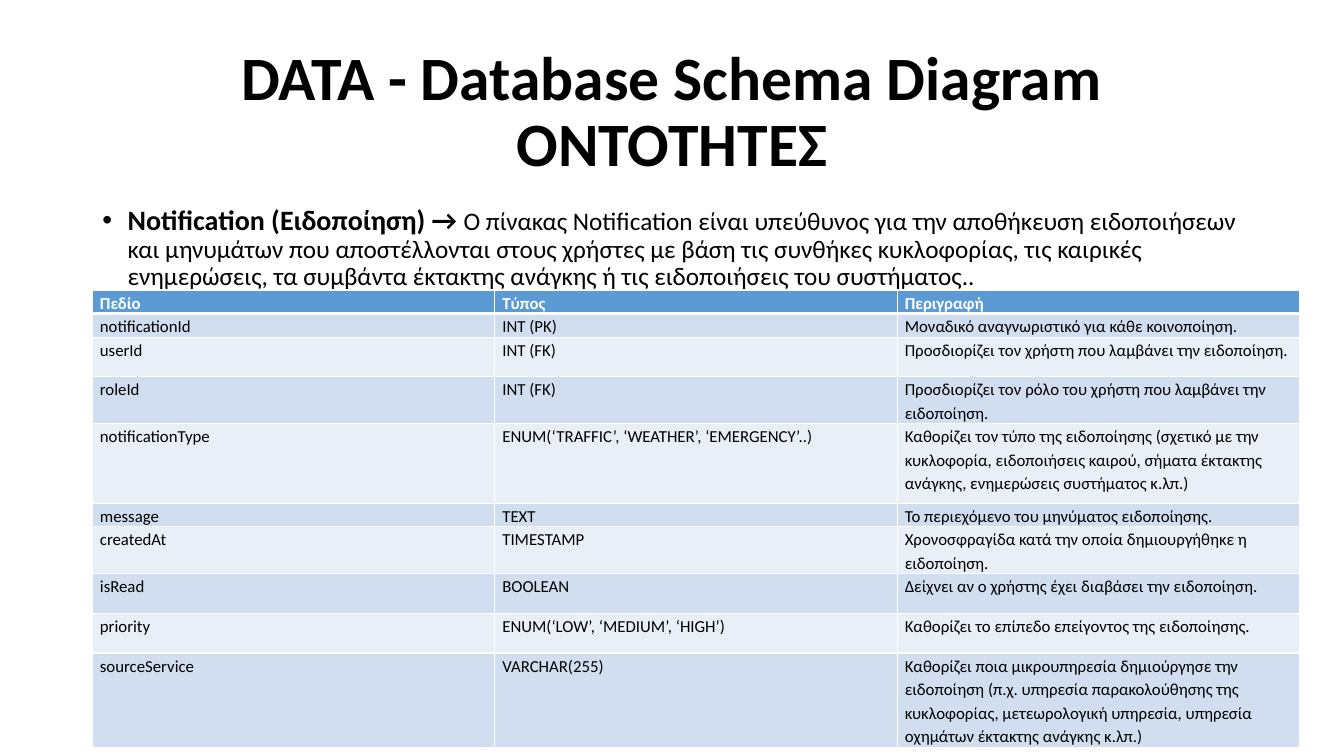
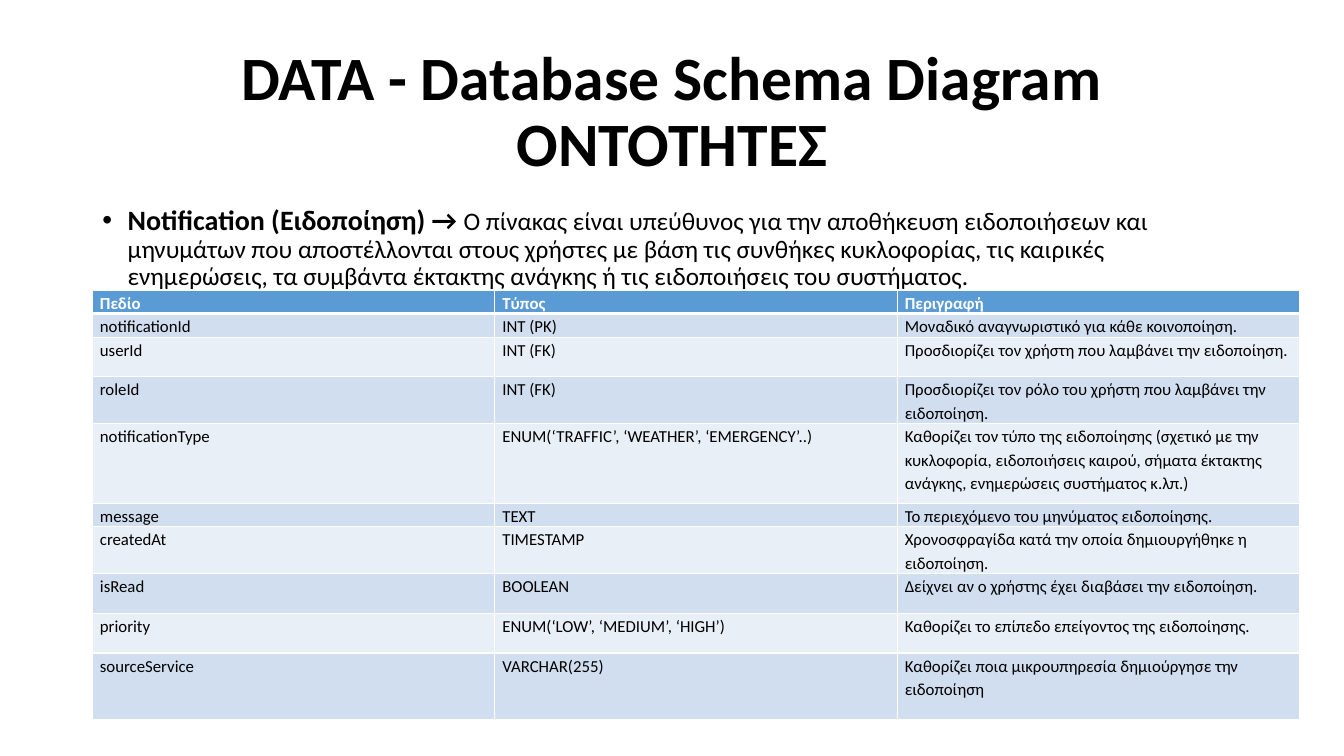
Before and after one commit to Ath21/STL_Drive, a slide deck: slide 18 of Presentation.pptx. Drawn at 1344x756 pixels with LibreOffice and Linux fonts; fonts in the diff are those of the drawing. Boxes give left, top, right and bottom in pixels: in the first picture for what was removed or moved away, otherwise in the second. Text is boxed around its words. In the diff, an @@ line names an element or a change of style, - is before the commit and + after.

```diff
--- a/Presentation.pptx
+++ b/Presentation.pptx
@@ text at bbox=[128, 209, 1148, 292]: text changed @@
-• Notification (Ειδοποίηση) → Ο πίνακας Notification είναι υπεύθυνος για την αποθήκευση ειδοποιήσεων και μηνυμάτων που αποστέλλονται στους χρήστες με βάση τις συνθήκες κυκλοφορίας, τις καιρικές ενημερώσεις, τα συμβάντα έκτακτης ανάγκης ή τις ειδοποιήσεις του συστήματος..
+• Notification (Ειδοποίηση) → Ο πίνακας είναι υπεύθυνος για την αποθήκευση ειδοποιήσεων και μηνυμάτων που αποστέλλονται στους χρήστες με βάση τις συνθήκες κυκλοφορίας, τις καιρικές ενημερώσεις, τα συμβάντα έκτακτης ανάγκης ή τις ειδοποιήσεις του συστήματος.
@@ table at bbox=[93, 290, 1300, 718] @@
-row 10, column 3: Καθορίζει ποια μικρουπηρεσία δημιούργησε την ειδοποίηση (π.χ. υπηρεσία παρακολούθησης της κυκλοφορίας, μετεωρολογική υπηρεσία, υπηρεσία οχημάτων έκτακτης ανάγκης κ.λπ.)
+row 10, column 3: Καθορίζει ποια μικρουπηρεσία δημιούργησε την ειδοποίηση
```
Also in this commit, not shown: 7 other slides changed, 4 slides added, 6 slides removed, 6 other files.
